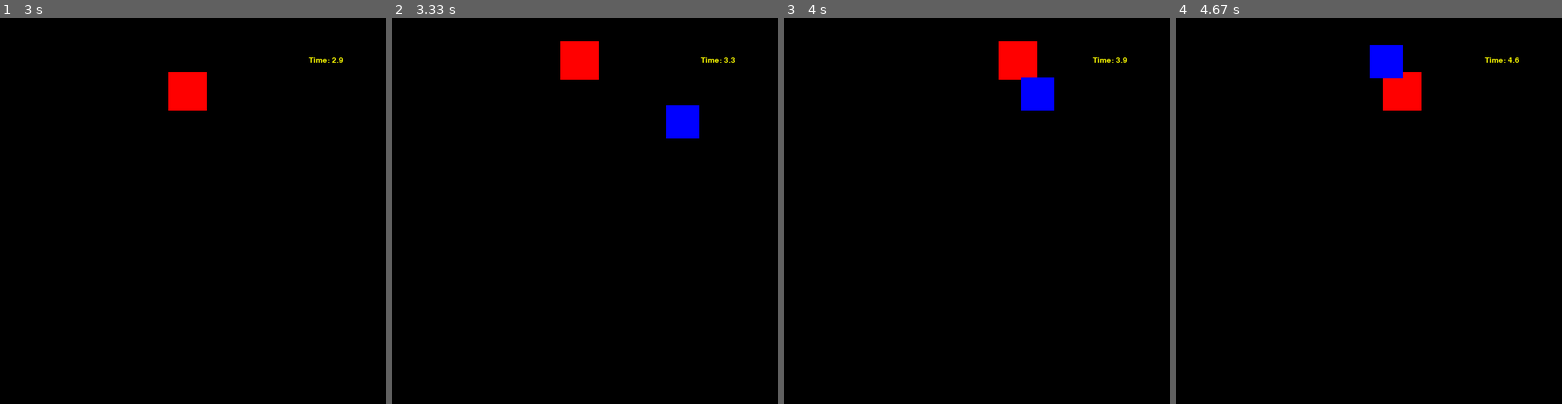
Above: before the commit, frames 1-4 (left to right).
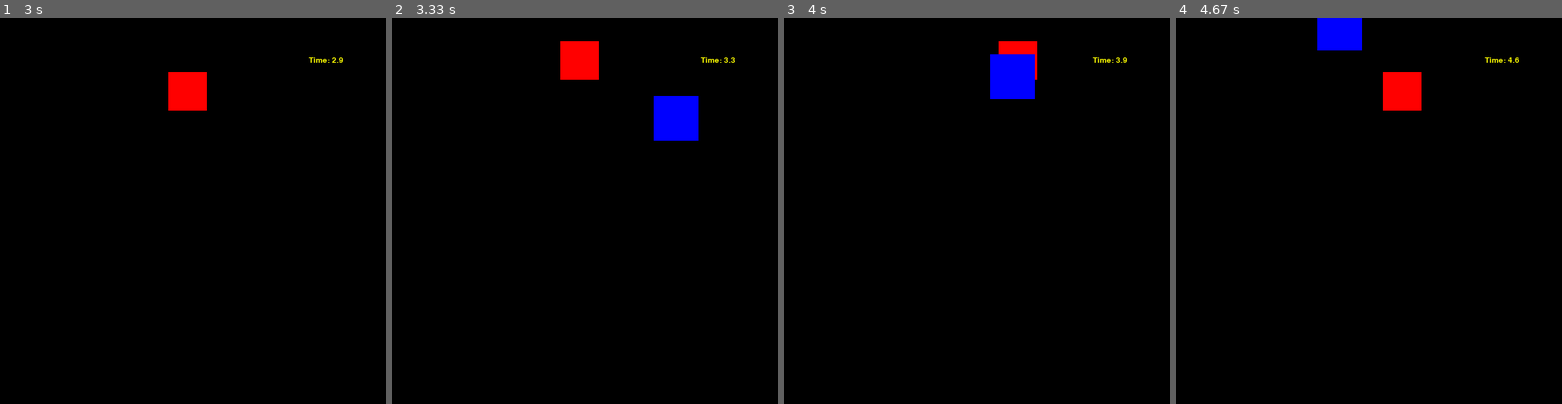
Above: after the commit, the same moments.

Repository: mwertich/gametest
Game: pygame game, started from New_pygame/pygame1.py
Two runs of this game, one before a commit and one after it. Both use one fixed random seed, a clock stepped at 60 frames per second and the inputs below.
Inputs:
- Up to frame 1 (3 s): hold Right 0.33-0.8 s; hold Up 0.83-1.13 s; hold Right 1.17-1.63 s; hold Left 1.67-2.2 s; hold Down 2.23-2.53 s; hold Left 2.57-2.97 s
- Up to frame 2 (3.33 s): hold Up from 3 s (still down)
- Up to frame 3 (4 s): release Up at 3.37 s; hold Right from 3.4 s (still down)
- Up to frame 4 (4.67 s): release Right at 4.03 s; hold Down 4.07-4.43 s; hold Left from 4.47 s (still down)

Frame 1 is identical in both runs. In frame 2, 0.6% of the frame differs, in the area x 67-80%, y 20-32%; in frame 3, 1.7%; in frame 4, 1.7%, in the area x 36-59%, y 0-16%.

Commit message:
Neue Änderungen

Diff:
--- a/New_pygame/pygame1.py
+++ b/New_pygame/pygame1.py
@@ -1,9 +1,13 @@
 import pygame
 import sys
 import random
+from pygame.locals import *
 from Player_class import *
 
+color_black = (0, 0, 0)
 color_red = (255, 0, 0)
+color_yellow = (255, 255, 0)
+color_green = (0, 255, 0)
 color_blue = (0, 0, 255)
 timer_x = 0
 
@@ -33,31 +37,36 @@
 def draw_rect(color, x, y, w, h):
     pygame.draw.rect(win, color, (x, y, w, h))
 
+
 def generate_enemy():
-    x, y, size = random.randint(0, win_size - width), random.randint(0, win_size - height), random.randint(30, 70)
+    x, y = random.randint(0, win_size - width), random.randint(0, win_size - height)
+    size = random.randint(50, 100)
     sx, sy = 0, 0
     while (sx == 0) or (sy == 0):
-        sx = random.randint(-10, 10)
-        sy = random.randint(-10, 10)
+        sx = random.randint(-15, 15)
+        sy = random.randint(-15, 15)
     while (abs(x - player.x) < size) and (abs(y - player.y) < size):
         x, y = random.randint(0, win_size - width), random.randint(0, win_size - height)
     board.add_enemy(x, y, size, size, sx, sy)
 
 
-def update_win():
-    board.timer = round(board.timer + 0.1, 1)
-    win.fill((0, 0, 0))
-    draw_rect(color_red, player.x, player.y, player.width, player.height)
-    label = myfont.render(f"Time: {board.timer}", 1, (255, 255, 0))
-    win.blit(label, (400, 50))
-    if board.timer % 3 == 0:
-        generate_enemy()
+def calculate_enemies():
     for enemy in board.enemies:
         enemy.move()
         if enemy.out_of_border(win_size):
              board.enemies.remove(enemy)
-        else:
-            draw_rect(color_blue, enemy.x, enemy.y, enemy.width, enemy.height)
+
+
+def update_win():
+    board.timer = round(board.timer + 0.1, 1)
+    win.fill(color_black)
+    draw_rect(color_red, player.x, player.y, player.width, player.height)
+    win.blit(myfont.render(f"Time: {board.timer}", True, color_yellow), (400, 50))
+    if board.timer % 3 == 0:
+        generate_enemy()
+    calculate_enemies()
+    for enemy in board.enemies:
+        draw_rect(color_blue, enemy.x, enemy.y, enemy.width, enemy.height)
     pygame.display.update()
 
 
@@ -66,13 +75,15 @@
 pygame.init()
 win = pygame.display.set_mode((win_size, win_size))
 pygame.display.set_caption("First game")
-player = Player(random.randint(0, win_size-width), random.randint(0, win_size-height), width, height, vel)
+player = Player(random.randint(0, win_size - width), random.randint(0, win_size - height), width, height, vel)
 board = Board(win_size)
 myfont = pygame.font.SysFont("Timer:", 15)
+clock = pygame.time.Clock()
 run = True
 
 while run:
     pygame.time.delay(100)
+    clock.tick(100)
     for event in pygame.event.get():
         if event.type == pygame.QUIT:
             run = False
